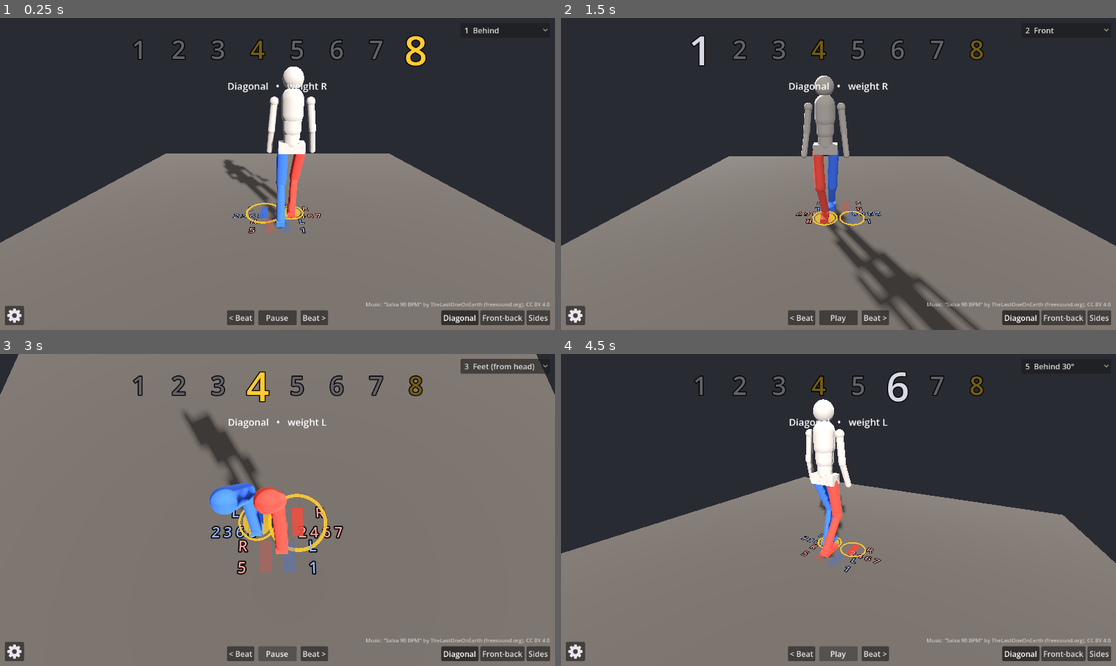
Above: before the commit, frames 1-4 (two rows, left to right).
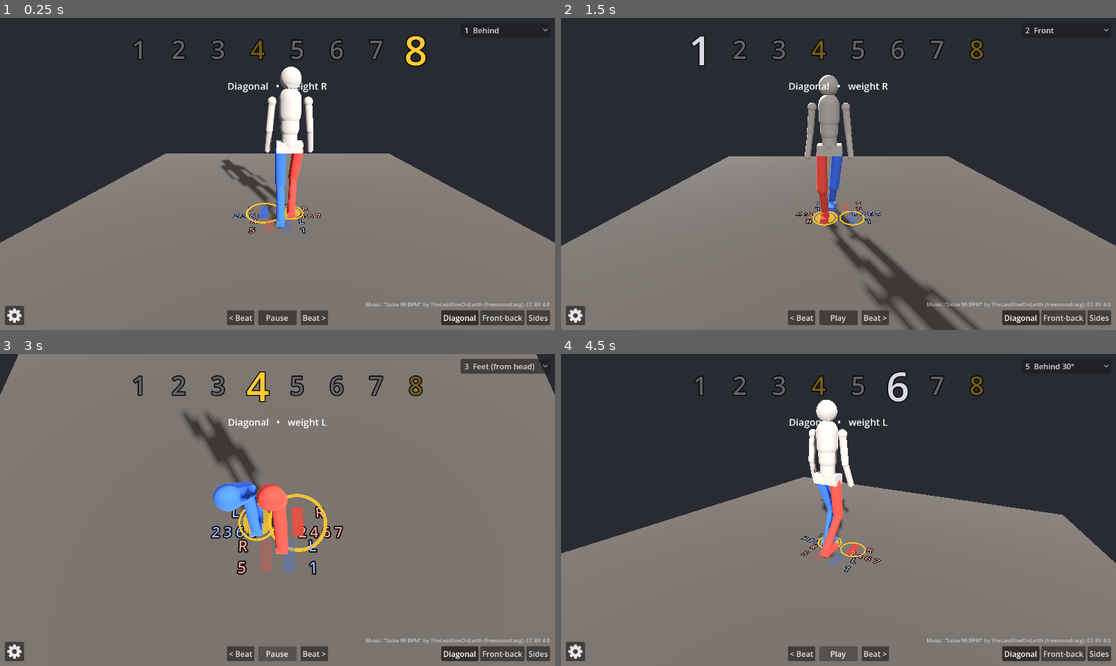
Above: after the commit, the same moments.

Repository: MarAvFe/ensenalsa
Game: Godot game, scene res://scenes/main.tscn
Two runs of this game, one before a commit and one after it. Both use one fixed random seed, a clock stepped at 60 frames per second and the inputs below.
Inputs:
- Up to frame 1 (0.25 s): no input
- Up to frame 2 (1.5 s): tap Enter at 0.5 s; hold Right 0.53-1.28 s; tap 1 at 0.6 s; tap Space at 0.77 s; hold Left from 1.28 s (still down); tap 2 at 1.35 s
- Up to frame 3 (3 s): tap Space at 1.52 s; release Left at 2.03 s; hold Right 2.03-2.75 s; tap 3 at 2.1 s; click "Play" at 2.75 s
- Up to frame 4 (4.5 s): hold Right 3.53-4.28 s; tap 4 at 3.6 s; tap Space at 3.77 s; hold Left from 4.28 s (still down); tap 5 at 4.35 s

The runs differ from the first frame. In frame 1, 1.2% of the frame differs, in the area x 39-57%, y 15-63%; in frame 2, 1.7%, in the area x 43-68%, y 18-91%; in frame 3, 0.8%; in frame 4, 1.0%.

Commit message:
Break steps stretch instead of shifting the torso; count/tap clicks when music is off
Pelvis placement moves into the choreography (follows weight on the home
stance, only break_follow of a break step).

Co-Authored-By: Claude Opus 5.5 <noreply@anthropic.com>

Diff:
--- a/data/routine.json
+++ b/data/routine.json
@@ -8,6 +8,7 @@
     "tap_pitch": 0.45,
     "pelvis_height": 0.93,
     "pelvis_over_foot": 0.85,
+    "break_follow": 0.3,
     "pelvis_dip": 0.03,
     "weight_phase": 0.4,
     "release_phase": 0.45,
--- a/scripts/choreo.gd
+++ b/scripts/choreo.gd
@@ -93,6 +93,24 @@
 	var out := {"feet": a.feet.duplicate(), "pitch": {"L": 0.0, "R": 0.0},
 		"w_r": 1.0 if a.weight == "R" else 0.0, "dip": 0.0, "state": a}
 
+	_play_all(z, a, b, s, out)
+	out.pelvis = _pelvis(out.feet, out.w_r)
+	return out
+
+
+## Pelvis over the weight, measured on the home stance; when the weighted foot has stepped
+## away from home (a break step) the body follows only `break_follow` of it: the leg stretches,
+## the torso stays near neutral because it is coming back.
+func _pelvis(feet: Dictionary, w_r: float) -> Vector3:
+	var hl := _v(p.home_L, 0.0)
+	var hr := _v(p.home_R, 0.0)
+	var mix: float = (1.0 - p.pelvis_over_foot) + (2.0 * p.pelvis_over_foot - 1.0) * w_r
+	var away: Vector3 = (feet.L - hl).lerp(feet.R - hr, mix)
+	return hl.lerp(hr, mix) + Vector3(away.x, 0, away.z) * p.break_follow
+
+
+## Releases left over from the move into a, then the moves into b with the key on the beat.
+func _play_all(z: Dictionary, a: Dictionary, b: Dictionary, s: float, out: Dictionary) -> void:
 	var t0 := 0.0
 	var rel: Array = _split(segments(z, a))[1]
 	if not rel.is_empty():
@@ -103,7 +121,7 @@
 
 	var pre: Array = _split(segments(a, b))[0]
 	if pre.is_empty():
-		return out
+		return
 	var key: Array = pre.back()
 	if key[0] == "w":
 		var w_start := 1.0 - float(p.weight_phase)
@@ -111,7 +129,6 @@
 		_play([key], a, b, s, w_start, 1.0, out)
 	else:
 		_play(pre, a, b, s, t0, 1.0, out)
-	return out
 
 
 ## Play segments (moves from state a to b) one after another inside [from, to] of the beat.
--- a/scripts/dancer.gd
+++ b/scripts/dancer.gd
@@ -58,12 +58,9 @@
 
 
 ## Pose the dancer. `feet` maps "L"/"R" to dancer-frame Vector3(x, lift, z) of the sole,
-## `pitch` maps side to foot pitch, `w_r` is weight on R (0 = all L, 1 = all R),
-## `over` is how far the pelvis travels toward the weighted foot (0.5..1), `dip` lowers it.
-func apply(feet: Dictionary, pitch: Dictionary, w_r: float, over: float, height: float, dip: float) -> void:
-	var l: Vector3 = feet.L
-	var r: Vector3 = feet.R
-	var c := l.lerp(r, (1.0 - over) + (2.0 * over - 1.0) * w_r)
+## `pitch` maps side to foot pitch, `c` is the dancer-frame pelvis position (x, _, z),
+## `dip` lowers the pelvis from `height`.
+func apply(feet: Dictionary, pitch: Dictionary, c: Vector3, height: float, dip: float) -> void:
 	var y := height - dip
 	for side in ["L", "R"]: # wide stance: sink the pelvis just enough that both legs keep a slight bend
 		var f: Vector3 = feet[side]
--- a/scripts/main.gd
+++ b/scripts/main.gd
@@ -30,6 +30,9 @@
 var music_on := true
 var stretch := AudioEffectPitchShift.new()
 var next_seek_ms := 0
+var tick := AudioStreamPlayer.new() # counts are clicked when the music is off
+var tick_sound := _click(1500.0, 0.035)
+var tap_sound := _click(2600.0, 0.06)
 
 
 func _ready() -> void:
@@ -64,6 +67,7 @@
 	# re-seeked every frame (heard as buzzing). Engine-mixed streams report it and allow the effect.
 	music.playback_type = AudioServer.PLAYBACK_TYPE_STREAM
 	add_child(music)
+	add_child(tick)
 	AudioServer.add_bus_effect(0, stretch)
 	weight_disc = _flat(CylinderMesh.new(), GOLD, 0.8)
 	weight_disc.mesh.top_radius = 0.13
@@ -75,6 +79,7 @@
 func _process(dt: float) -> void:
 	var rate := bpm / 60.0 * speed
 	var bar := floori(T / 8.0)
+	var T0 := T
 	if playing:
 		T += dt * rate
 	elif glide != 0.0:
@@ -94,7 +99,11 @@
 		prev_basic = cur_basic # stepping back over count 1: stay in this basic
 	var t := fposmod(T, 8.0)
 	var pose := ch.sample(t, prev_basic, cur_basic, queued)
-	dancer.apply(pose.feet, pose.pitch, pose.w_r, ch.p.pelvis_over_foot, ch.p.pelvis_height, pose.dip)
+	if not music_on and (floori(T) > floori(T0) or ceili(T) < ceili(T0)): # landed on a count
+		var st: Dictionary = ch.basics[cur_basic][posmod(roundi(T), 8)]
+		tick.stream = tap_sound if "tap" in st.action.values() else tick_sound
+		tick.play()
+	dancer.apply(pose.feet, pose.pitch, pose.pelvis, ch.p.pelvis_height, pose.dip)
 	ui.play.text = "Pause" if playing else "Play"
 	_update_markers(pose, t)
 	_sync_music()
@@ -360,6 +369,22 @@
 	c.grow_vertical = Control.GROW_DIRECTION_BEGIN if up else Control.GROW_DIRECTION_END
 
 
+## Short decaying sine "click" generated in code (no audio asset needed).
+static func _click(freq: float, length: float) -> AudioStreamWAV:
+	var rate := 44100
+	var n := int(rate * length)
+	var data := PackedByteArray()
+	data.resize(n * 2)
+	for i in n:
+		var x := float(i) / rate
+		data.encode_s16(i * 2, int(sin(TAU * freq * x) * exp(-x / length * 6.0) * 0.5 * 32767))
+	var w := AudioStreamWAV.new()
+	w.format = AudioStreamWAV.FORMAT_16_BITS
+	w.mix_rate = rate
+	w.data = data
+	return w
+
+
 func _check(parent: Control, text: String, on: bool, cb: Callable) -> CheckBox:
 	var c := CheckBox.new()
 	c.text = text
--- a/tests/test_choreo.gd
+++ b/tests/test_choreo.gd
@@ -24,7 +24,7 @@
 	for k in n + 1:
 		var t := float(k) / n * beats - 1.0
 		var pose: Dictionary = at.call(t)
-		d.apply(pose.feet, pose.pitch, pose.w_r, ch.p.pelvis_over_foot, ch.p.pelvis_height, pose.dip)
+		d.apply(pose.feet, pose.pitch, pose.pelvis, ch.p.pelvis_height, pose.dip)
 		for side in ["L", "R"]:
 			var leg: Dictionary = d.legs[side]
 			var f: Vector3 = pose.feet[side]
Not shown, changed: README.md
